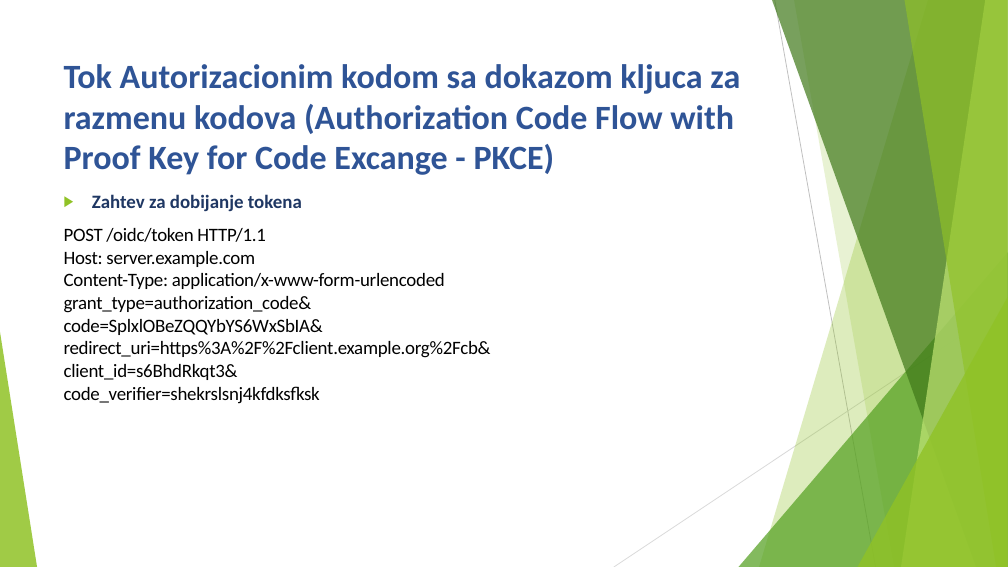
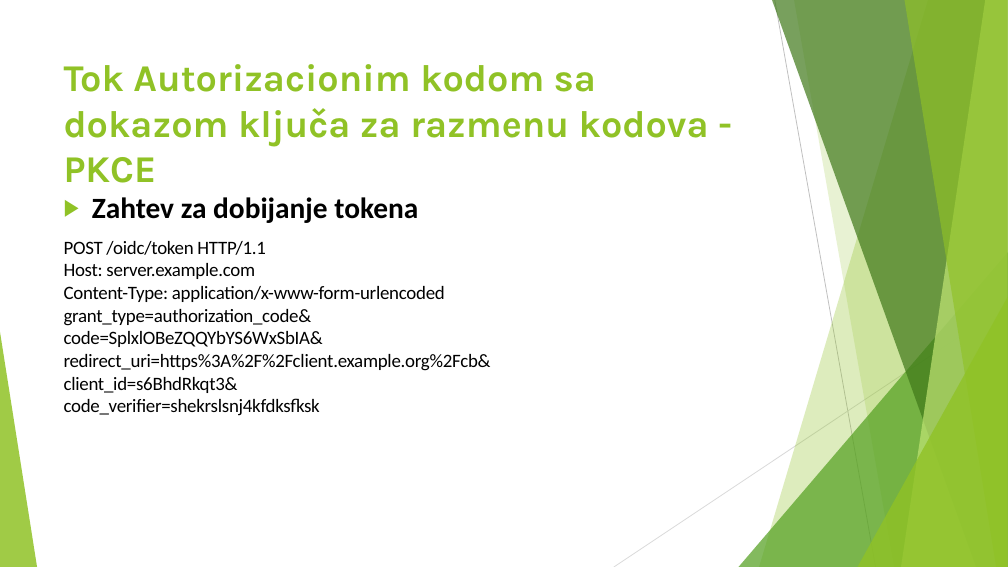
Before and after one commit to enimenss/IdentityServer4AndOAuth2, a slide deck: slide 13 of SSOPresentation.pptx. Drawn at 1008x567 pixels with LibreOffice and Linux fonts; fonts in the diff are those of the drawing. Boxes give left, top, right and bottom in pixels: in the first picture for what was removed or moved away, otherwise in the second. Text is boxed around its words. In the diff, an @@ line names an element or a change of style, - is before the commit and + after.

```diff
--- a/SSOPresentation.pptx
+++ b/SSOPresentation.pptx
@@ title at box(64, 64, 709, 146): text changed; size 32.4 to 36 pt; font Calibri to Karla; text colour #2F5496 to #90C226 @@
-Tok Autorizacionim kodom sa dokazom kljuca za razmenu kodova (Authorization Code Flow with Proof Key for Code Excange - PKCE)
+Tok Autorizacionim kodom sa dokazom ključa za razmenu kodova - PKCE
@@ text at box(92, 197, 418, 223): size 18 to 28 pt, text colour #1F3763 to #000000 in "Zahtev za dobijanje tokena" @@
```
Also in this commit, not shown: 20 other slides changed, 1 slide removed, 1 other file.
